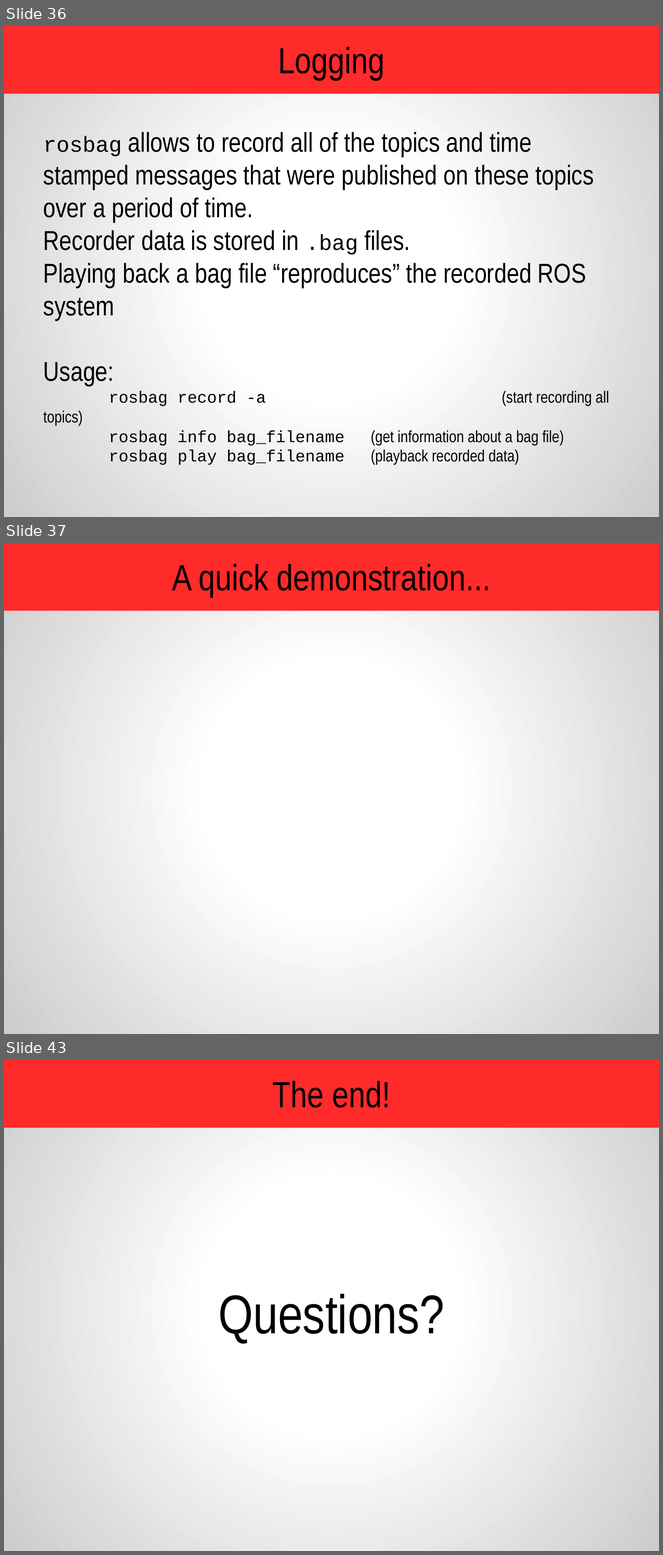
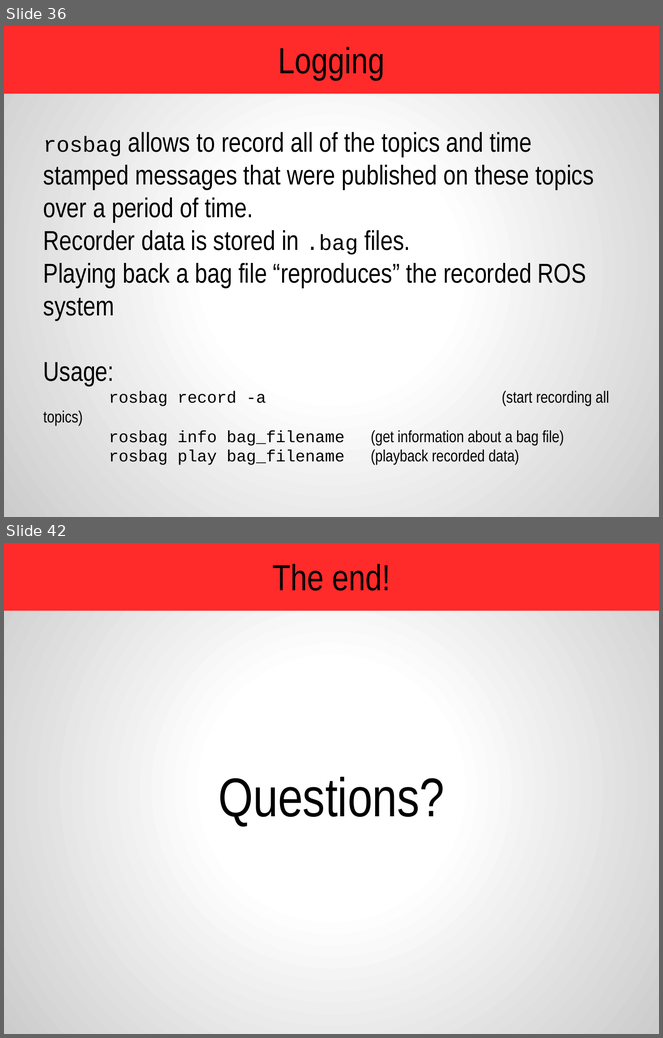
Before and after one commit to amitrokh/CMSC498F, a slide deck: lectures/week_2/Introduction to ROS.pptx. Shown one above the other, each under a label of ours: slides 36, 37 and 43 before the commit, slides 36 and 42 after it; the slides between them are not shown. The pictures are 663x1555 and 663x1038 pixels, drawn with LibreOffice and Linux fonts; fonts in the diff are those of the drawing. Boxes give left, top, right and bottom in pixels: in the first picture for what was removed or moved away, otherwise in the second. Text is boxed around its words. In the diff, an @@ line names an element or a change of style, - is before the commit and + after.

```diff
--- a/lectures/week_2/Introduction to ROS.pptx
+++ b/lectures/week_2/Introduction to ROS.pptx
@@ slide 37 removed at bbox=[4, 543, 659, 1034], background gradient #FFFFFF to #CCCCCC; not listed: 1 template element that a slide beside it also shows @@
@@ title removed at bbox=[172, 564, 491, 597] @@
-A quick demonstration...
@@ what was slide 43 is now slide 42 @@
```
Also in this commit, not shown: 8 slides changed, 1 other file.
